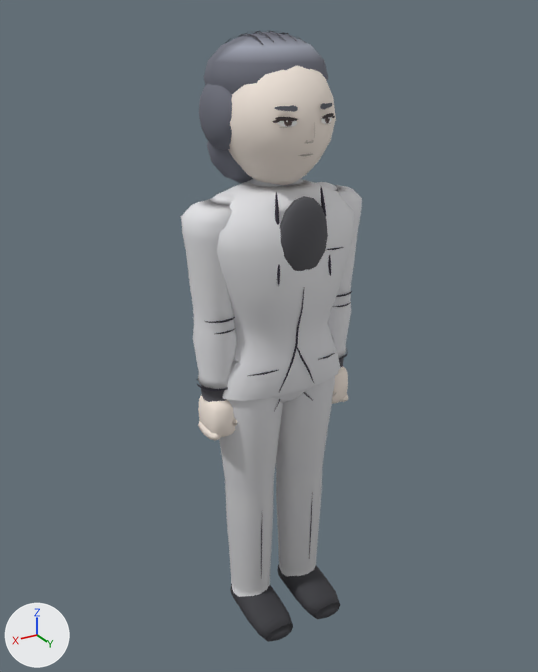
The glTF model assets/models/hayabusa_a.glb: old version first, new version second.
Camera for both pictures: a 50 mm camera at (1.149, 1.874, 1.963) aimed at (0.004, -0.033, 1.009). Lighting does not change. The marker at lower left points along +X, +Y and +Z. The older version comes first.

In view in the first picture: 'Body'.
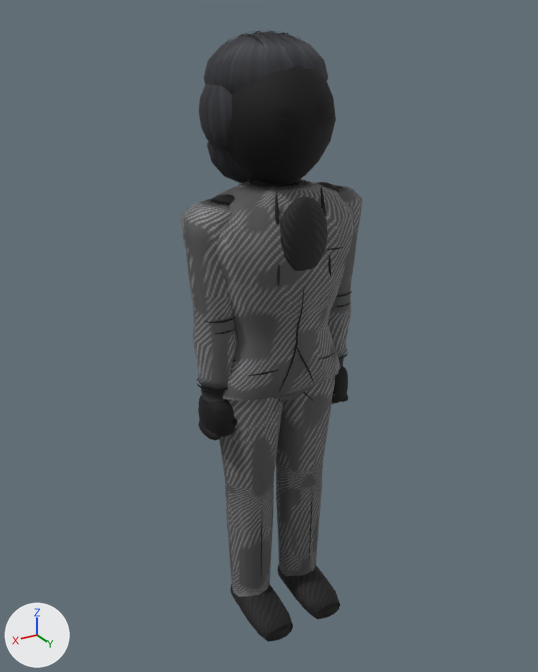
Edits to the bpy script that builds the scene:
```text
Add img_albedo:
    img_albedo = load_image('_albedo', '_unpacked/_albedo', 512, 512, 'sRGB')
Change mat_material_0:
    add n3 = _N.new('ShaderNodeMix'); n3.name = 'Mix'
    add n3.data_type = 'RGBA'
    add n3.blend_type = 'MULTIPLY'
    add n3.inputs[0].default_value = 1.0  # 'Factor'
    add n4 = _N.new('ShaderNodeTexImage'); n4.name = 'Image Texture'
    add n4.image = img_albedo
    where n2 = _N.new('ShaderNodeVertexColor'); n2.name = 'Color Attribute'
    where n0 = _N.new('ShaderNodeBsdfPrincipled'); n0.name = 'Principled BSDF'
    remove _L.new(n2.outputs[0], n0.inputs[0])  # 'Color' to 'Base Color'
    add _L.new(n3.outputs[2], n0.inputs[0])  # 'Result' to 'Base Color'
    add _L.new(n2.outputs[0], n3.inputs[7])  # 'Color' to 'B'
    add _L.new(n4.outputs[0], n3.inputs[6])  # 'Color' to 'A'
Change me_mesh_0:
    where me_mesh_0.from_pydata(...)  # 4224 vertices, 7526 faces; spans x -0.3..0.3, y -0.22..0.22, z -0.03..1.93
    used by ob_body; location = (0.0, 0.0, 0.0)
    me_mesh_0 part 1: texture (UV) coordinates changed
```

Changed parts and their boxes [x1, y1, x2, y2] in the pictures (538 x 672 px):
'Body', surface changed (darker): [181, 30, 362, 642] in both
